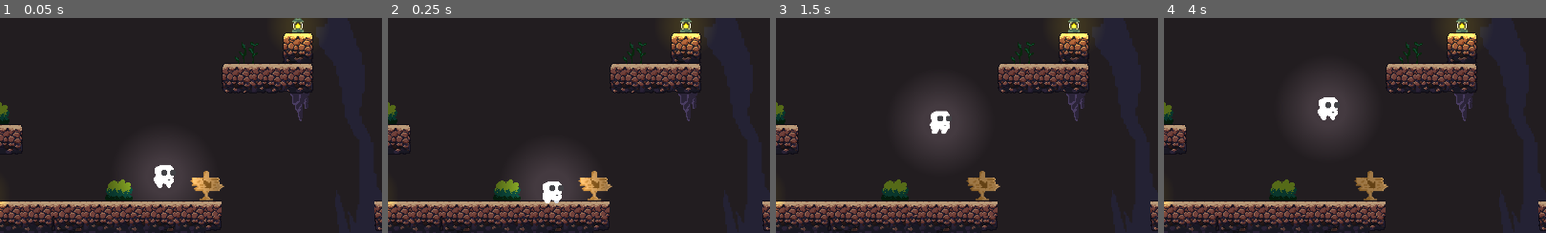
Above: before the commit, frames 1-4 (left to right).
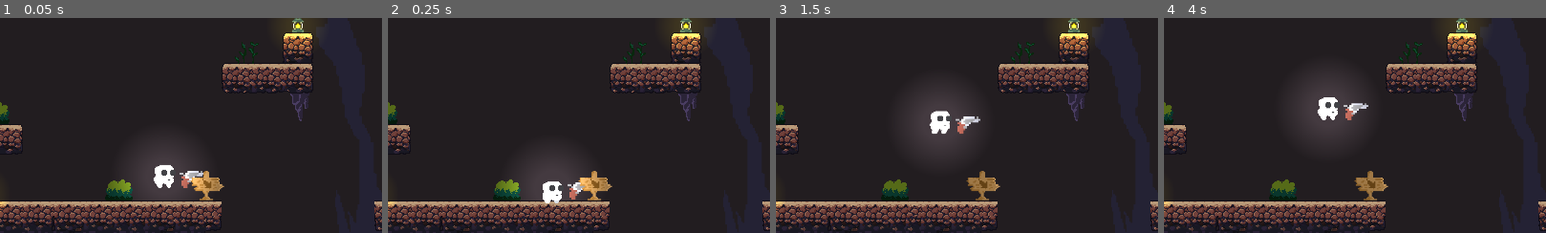
Above: after the commit, the same moments.

Repository: ViniTeider/BeneathTheMask
Game: Godot game, scene res://TestScenes/TestMapSolo.tscn
Two runs of this game, one before a commit and one after it. Both use one fixed random seed, a clock stepped at 60 frames per second and the inputs below. This scene is started directly instead of the project's main scene.
Inputs:
- Up to frame 1 (0.05 s): no input
- Up to frame 2 (0.25 s): no input
- Up to frame 3 (1.5 s): tap Enter at 0.5 s; tap Space at 1.25 s
- Up to frame 4 (4 s): tap Enter at 2.75 s; tap Space at 3.5 s
The pictures show only the part of the screen within x 9-59%, y 50-100%; the shares and areas given below are measured in that part.

The runs differ from the first frame. In frame 1, 0.2% of the frame differs, in the area x 47-54%, y 71-80%; in frame 2, 0.2%; in frame 3, 0.3%, in the area x 47-54%, y 45-54%; in frame 4, 0.3%.

Commit message:
hotfix: fixes gunner being able to hurt himself with own bullet

Diff:
--- a/Scripts/Bullet.gd
+++ b/Scripts/Bullet.gd
@@ -1,11 +1,16 @@
+class_name Bullet
 extends Area2D
 
 @export var speed = 750
+
+var player_owner: Player
 
 func _physics_process(delta):
 	position += transform.x * speed * delta
 
 func _on_body_entered(body: Node2D) -> void:
+	if body == player_owner:
+		return
 	if body.has_method("change_mask"):
 		body.take_damage()
 	queue_free()
--- a/Scripts/Gun.gd
+++ b/Scripts/Gun.gd
@@ -16,10 +16,11 @@
 	shoot_timer.start()
 	Utils.vibrate_controller(player_id, 0.6, 0, 0.2)
 
-	var b = BULLET.instantiate()
+	var b: Bullet = BULLET.instantiate()
 	get_tree().get_root().add_child(b)
 	b.global_position = marker_2d.global_position
 	b.global_rotation = marker_2d.global_rotation
+	b.player_owner = get_parent().get_parent()
 
 func on_shoot_timer():
 	can_fire = true
--- a/Scripts/Player.gd
+++ b/Scripts/Player.gd
@@ -9,16 +9,17 @@
 const DAMAGE_COLDOWN = 1.5
 
 @export var player_id: int = 0
+@export var starting_mask: Enum.MaskType = -1
+
 @onready var weapon_holder: Node2D = $WeaponHolder
 @onready var sprite_2d: AnimatedSprite2D = $AnimatedSprite2D
 @onready var dash_particles: CPUParticles2D = $DashParticles
 @onready var win_particles: CPUParticles2D = $WinParticles
 @onready var audio_stream_player: AudioStreamPlayer = $"../AudioStreamPlayer"
+@onready var win_timer: Timer = $WinTimer
+@onready var game_restart_text: Label = $GameRestartText
 
 const GOOFY_MELLOW_ENDING = preload("res://Sounds/Goofy_Mellow_Ending.mp3")
-
-@onready var win_timer: Timer = $WinTimer
-@onready var game_restart_text: Label = $GameRestartText
 
 var limite_esquerda: Marker2D
 var limite_chao: Marker2D
@@ -44,7 +45,8 @@
 var sprite_frames = Globals.sprite_frames
 
 func _ready() -> void:
-	#change_mask(Enum.MaskType.Bomber)
+	if starting_mask != -1:
+		change_mask(starting_mask)
 	sprite_2d.play("idle")
 	sprite_2d.sprite_frames = sprite_frames["Player_"+str(player_id)]
 	Globals.players.append(self)
--- a/TestScenes/TestMapSolo.tscn
+++ b/TestScenes/TestMapSolo.tscn
@@ -15,6 +15,8 @@
 
 [node name="CharacterBody2D" parent="World" unique_id=1433225565 instance=ExtResource("2_cyft6")]
 position = Vector2(505, 506)
+starting_mask = 1
 
 [editable path="World"]
 [editable path="World/SpawnPoints"]
+[editable path="World/CharacterBody2D"]
